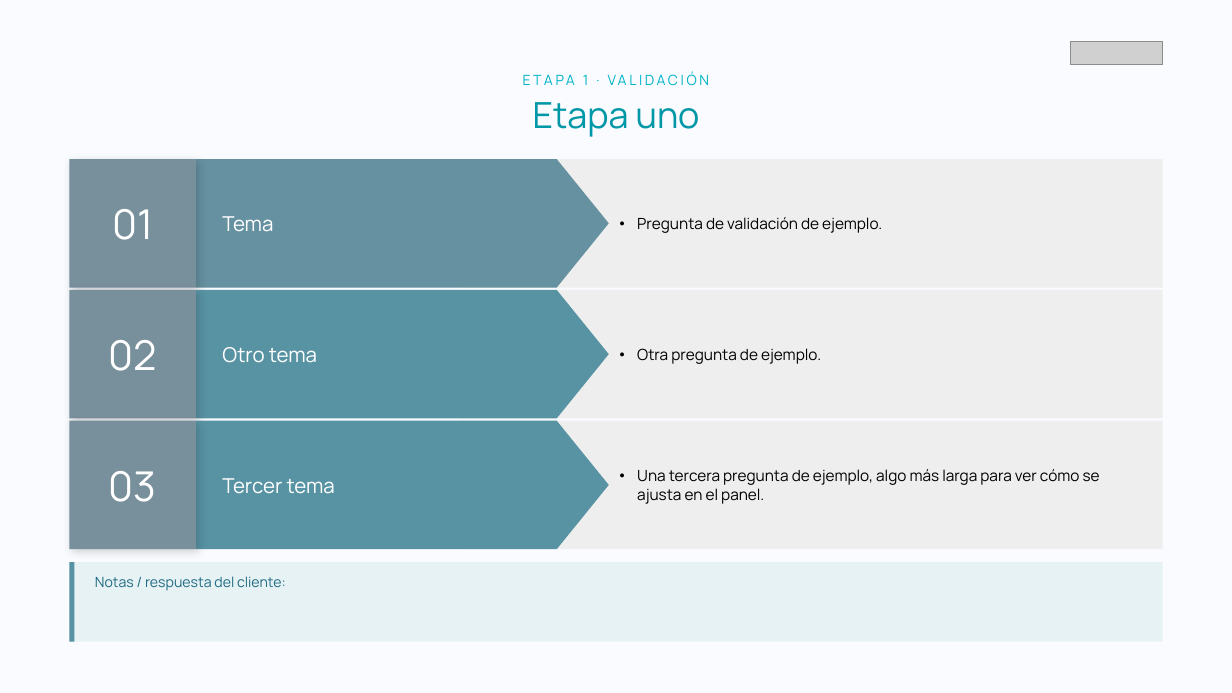
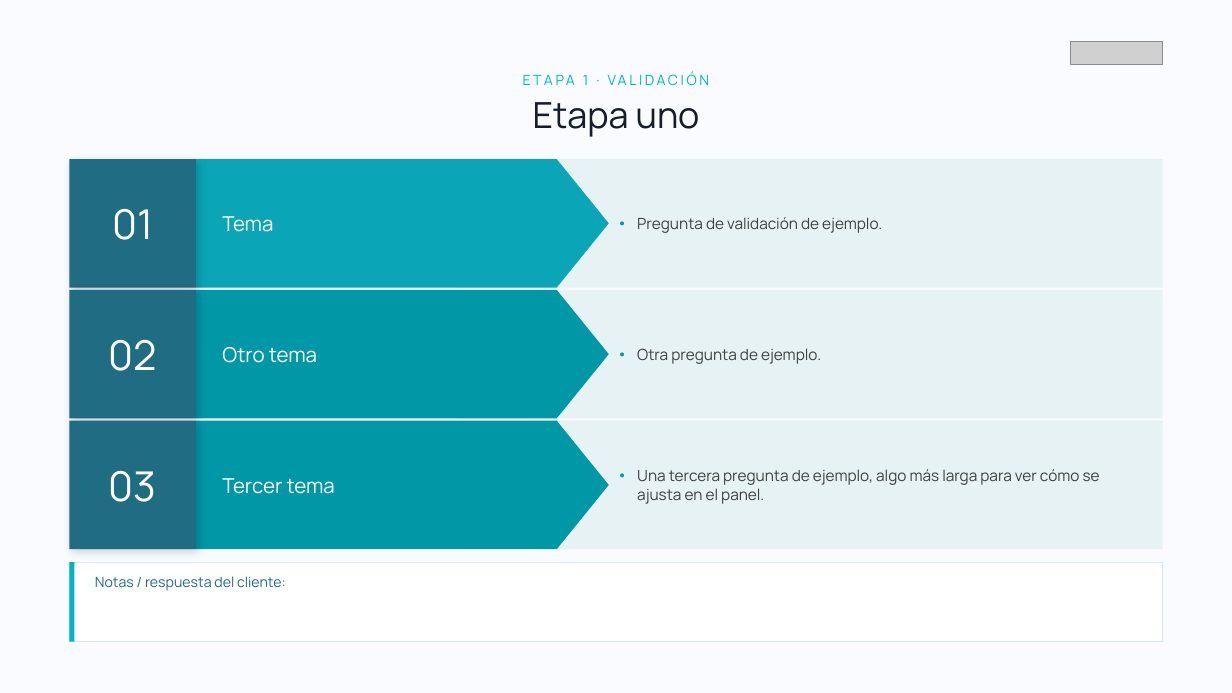
Before and after one commit to danielborja-Jelou/jelou-sow-studio, a slide deck: slide 13 of assets/kickoff-template.pptx. Drawn at 1232x693 pixels with LibreOffice and Linux fonts; fonts in the diff are those of the drawing; grey boxes stand for pictures. Boxes give left, top, right and bottom in pixels: in the first picture for what was removed or moved away, otherwise in the second. Text is boxed around its words. In the diff, an @@ line names an element or a change of style, - is before the commit and + after.

```diff
--- a/assets/kickoff-template.pptx
+++ b/assets/kickoff-template.pptx
@@ text "Etapa uno" at (533, 102, 700, 137): text colour #0097A7 to #151C2A @@
@@ freeform shape at (196, 159, 609, 287): fill #6691A1 to #0BA5B8 @@
@@ freeform shape at (196, 290, 609, 419): fill #5893A3 to #0097A7 @@
@@ fill #78909C to #206C83 in 3 elements at (69, 159, 196, 287), (69, 290, 196, 419), (69, 421, 196, 549) @@
@@ freeform shape at (196, 421, 609, 549): fill #5893A3 to #0097A7 @@
@@ fill #EEEEEE to #E6F2F4 in 3 elements at (461, 159, 1163, 287), (461, 290, 1163, 419), (461, 421, 1163, 549) @@
@@ text colour #000000 to #404040; bullet colour #000000 to #0097A7 in 3 elements at (637, 217, 882, 233), (637, 348, 821, 364), (637, 469, 1100, 504) @@
@@ rectangle at (69, 562, 1163, 641): fill #E6F2F4 to #FFFFFF; outline none to #D3EAF3 0.75 pt @@
@@ rectangle at (69, 562, 75, 641): fill #5893A3 to #00B4C7 @@
```
Also in this commit, not shown: 1 other slide changed, 7 slides added, 8 other files.
